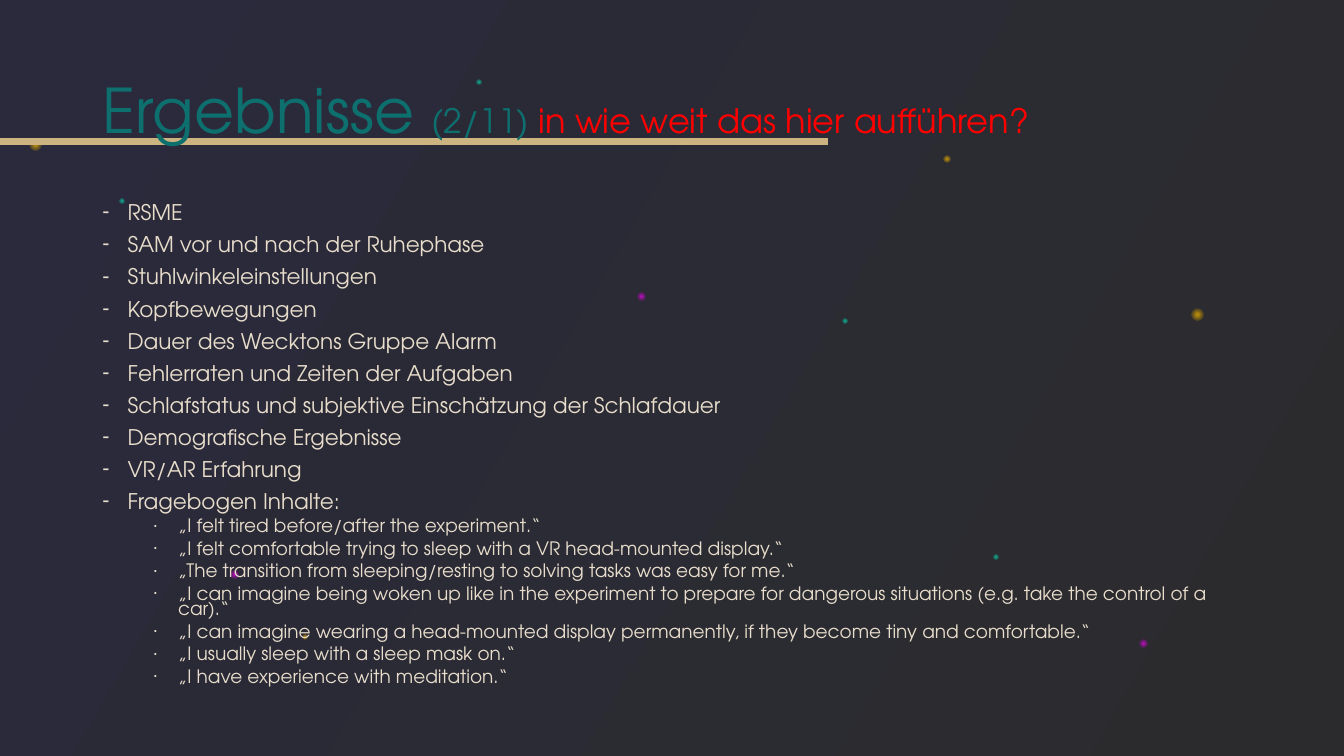
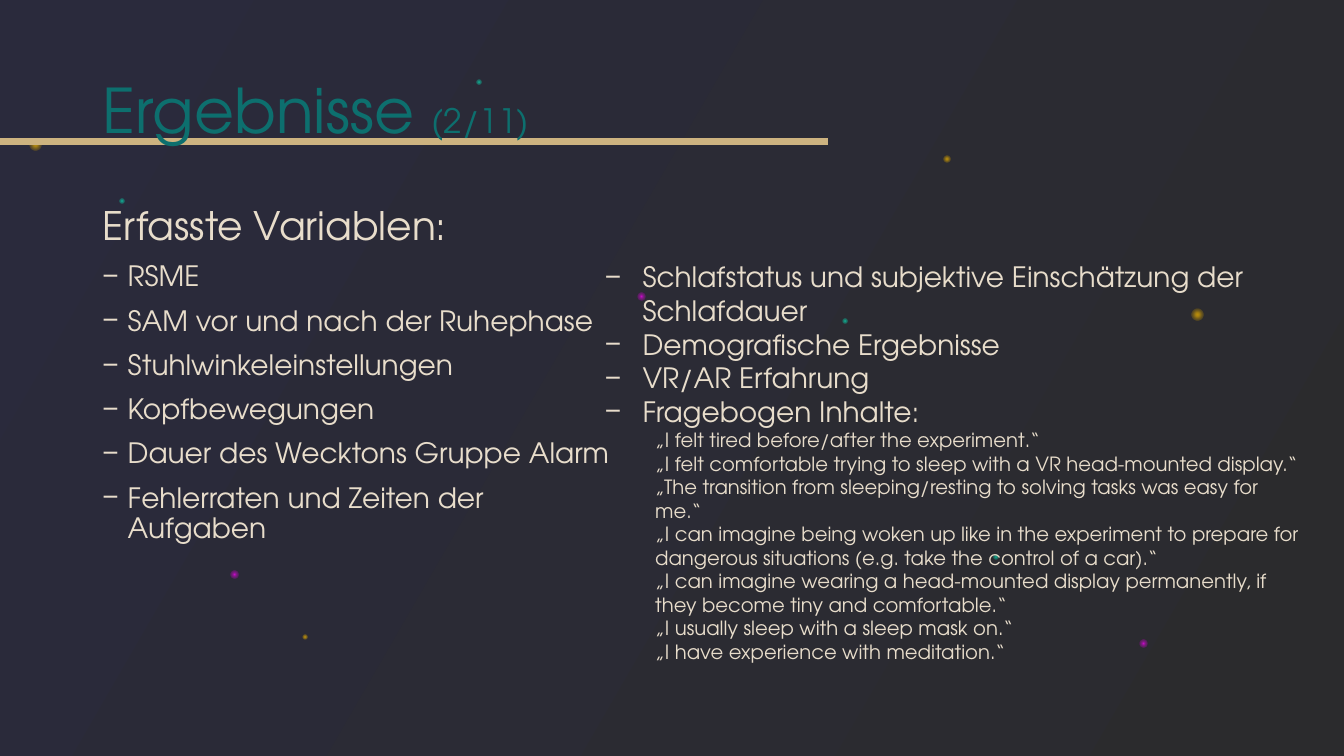
Before and after one commit to tlahmann/mci-af, a slide deck: slide 13 of presentation/Resync Studie.pptx. Drawn at 1344x756 pixels with LibreOffice and Linux fonts; fonts in the diff are those of the drawing. Boxes give left, top, right and bottom in pixels: in the first picture for what was removed or moved away, otherwise in the second. Text is boxed around its words. In the diff, an @@ line names an element or a change of style, - is before the commit and + after.

```diff
--- a/presentation/Resync Studie.pptx
+++ b/presentation/Resync Studie.pptx
@@ title at <box>102,88,529,146</box>: text changed; size 24 to 44 pt; text colour #FF0000 to #0D6F6E @@
-Ergebnisse (2/11) in wie weit das hier aufführen?
+Ergebnisse (2/11)
@@ text at <box>102,199,447,241</box>: paragraph added @@
+Erfasste Variablen:
@@ text at <box>128,265,609,544</box>: size 15.4 to 20 pt in "RSME", "SAM vor und nach der Ruhephase", "Stuhlwinkeleinstellungen", "Kopfbewegungen" and 2 more places; bullet - to −; line spacing 0.7 to 0.9 @@
@@ text added at <box>643,266,1299,645</box>, 14 pt, text #E8DDCB @@
+− Schlafstatus und subjektive Einschätzung der Schlafdauer
+− Demografische Ergebnisse
+− VR/AR Erfahrung
+− Fragebogen Inhalte:
+  „I felt tired before/after the experiment.“
+  „I felt comfortable trying to sleep with a VR head-mounted display.“
+  „The transition from sleeping/resting to solving tasks was easy for me.“
+  „I can imagine being woken up like in the experiment to prepare for dangerous situations (e.g. take the control of a car).“
+  „I can imagine wearing a head-mounted display permanently, if they become tiny and comfortable.“
+  „I usually sleep with a sleep mask on.“
+  „I have experience with meditation.“
@@ text at <box>128,397,1207,687</box>: paragraphs removed @@
-– Schlafstatus und subjektive Einschätzung der Schlafdauer
-– Demografische Ergebnisse
-– VR/AR Erfahrung
-– Fragebogen Inhalte:
-  ∙ „I felt tired before/after the experiment.“
-  ∙ „I felt comfortable trying to sleep with a VR head-mounted display.“
-  ∙ „The transition from sleeping/resting to solving tasks was easy for me.“
-  ∙ „I can imagine being woken up like in the experiment to prepare for dangerous situations (e.g. take the control of a car).“
-  ∙ „I can imagine wearing a head-mounted display permanently, if they become tiny and comfortable.“
-  ∙ „I usually sleep with a sleep mask on.“
-  ∙ „I have experience with meditation.“
```
Also in this commit, not shown: 15 other slides changed, 5 slides added, 4 slides removed.
